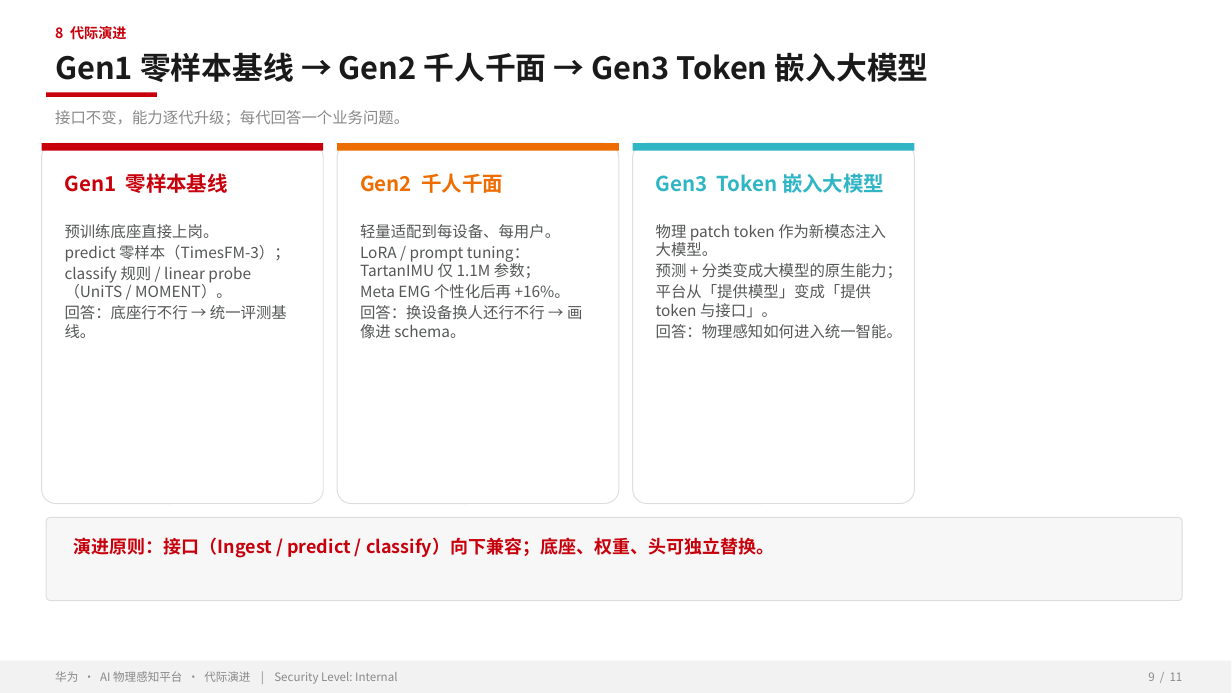
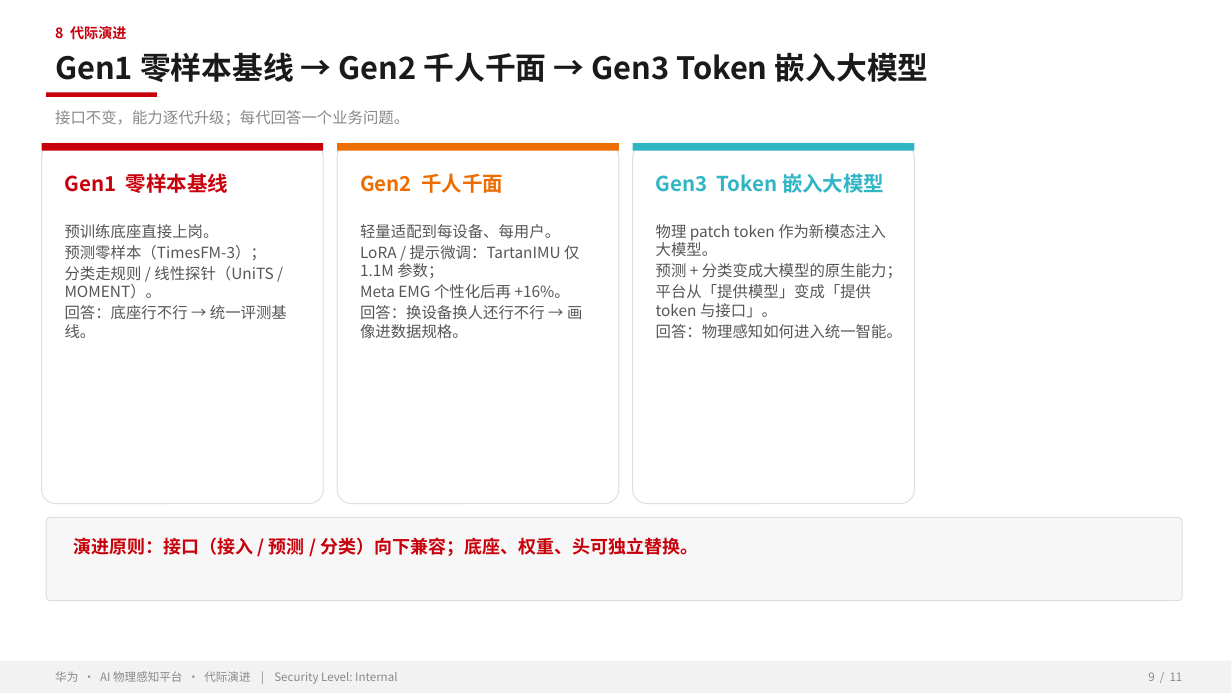
Before and after one commit to zhangrui1123/ai-physical-sensing, a slide deck: slide 9 of AI物理感知平台-华为汇报.pptx. Drawn at 1232x693 pixels with LibreOffice and Linux fonts; fonts in the diff are those of the drawing; background and template pictures are left out. Boxes give left, top, right and bottom in pixels: in the first picture for what was removed or moved away, otherwise in the second. Text is boxed around its words. In the diff, an @@ line names an element or a change of style, - is before the commit and + after.

```diff
--- a/AI物理感知平台-华为汇报.pptx
+++ b/AI物理感知平台-华为汇报.pptx
@@ text at [65, 245, 273, 299]: text changed @@
-predict 零样本（TimesFM-3）；
-classify 规则 / linear probe（UniTS / MOMENT）。
+预测零样本（TimesFM-3）；
+分类走规则 / 线性探针（UniTS / MOMENT）。
@@ text at [360, 245, 579, 278]: text changed @@
-LoRA / prompt tuning：TartanIMU 仅 1.1M 参数；
+LoRA / 提示微调：TartanIMU 仅 1.1M 参数；
@@ text at [360, 305, 582, 338]: text changed @@
-回答：换设备换人还行不行 → 画像进 schema。
+回答：换设备换人还行不行 → 画像进数据规格。
@@ text at [74, 535, 698, 559]: text changed @@
-演进原则：接口（Ingest / predict / classify）向下兼容；底座、权重、头可独立替换。
+演进原则：接口（接入 / 预测 / 分类）向下兼容；底座、权重、头可独立替换。
```
Also in this commit, not shown: 8 other slides changed, 3 other files.
